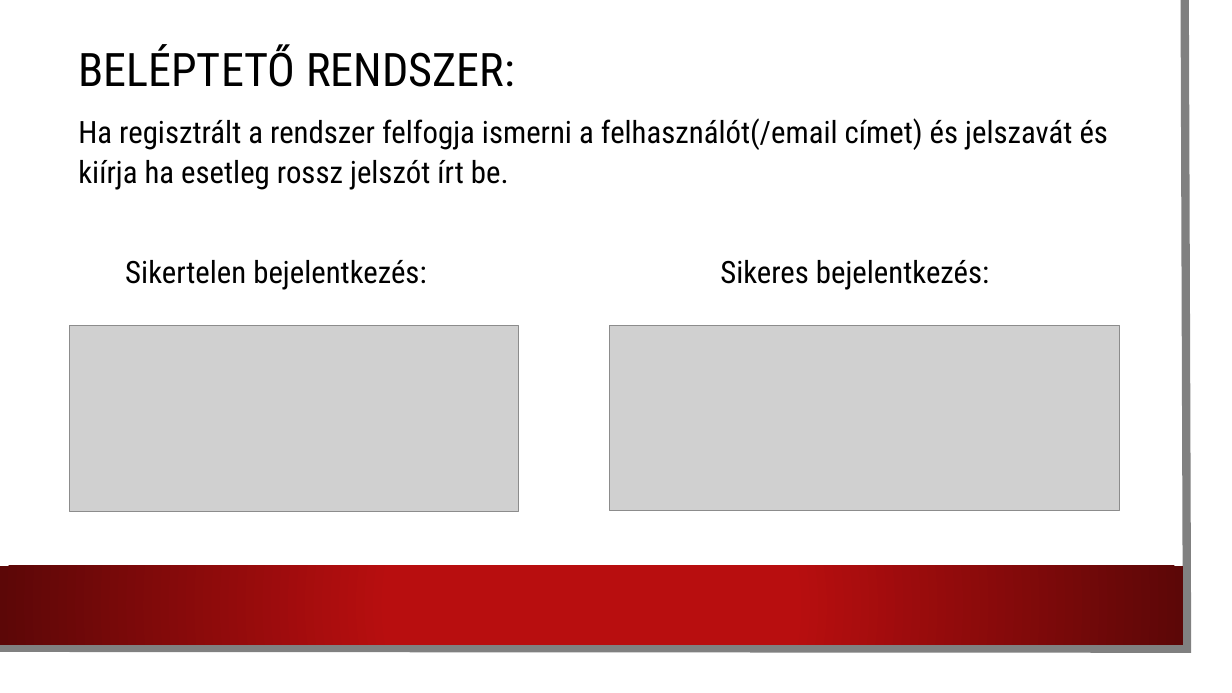
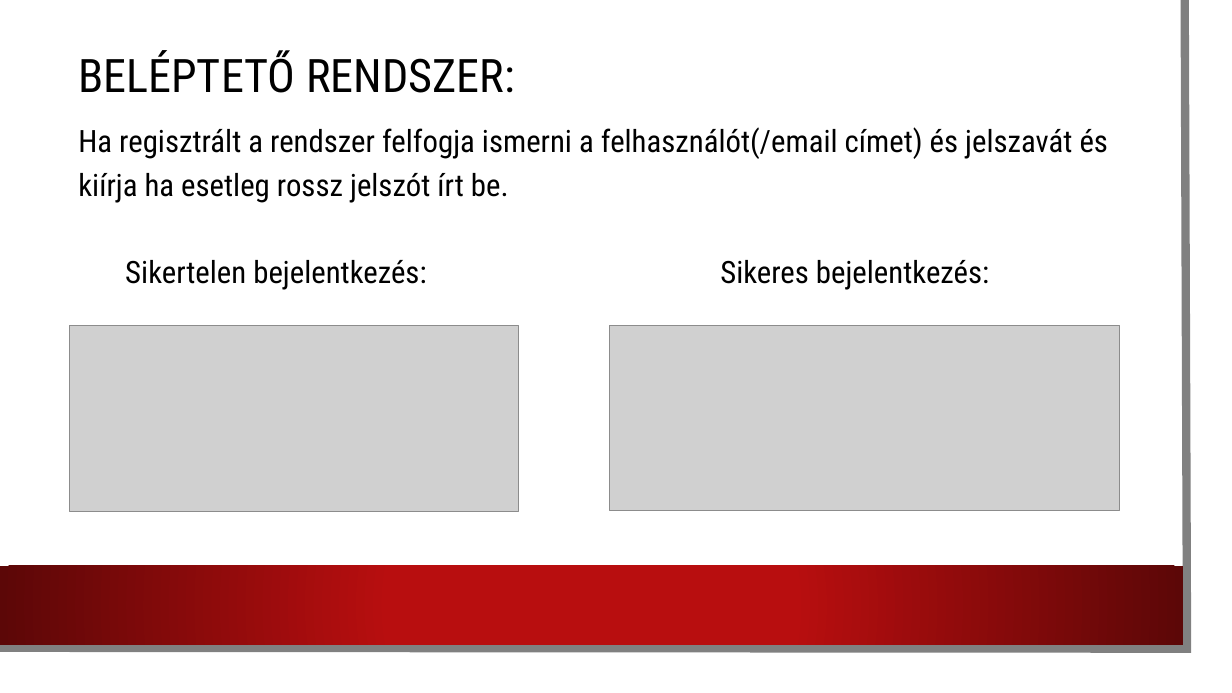
Before and after one commit to Kozso52/T-k-mindegy, a slide deck: slide 11 of Projektmunka.pptx. Drawn at 1232x693 pixels with LibreOffice and Linux fonts; fonts in the diff are those of the drawing; grey boxes stand for pictures; background and template pictures are left out. Boxes give left, top, right and bottom in pixels: in the first picture for what was removed or moved away, otherwise in the second. Text is boxed around its words. In the diff, an @@ line names an element or a change of style, - is before the commit and + after.

```diff
--- a/Projektmunka.pptx
+++ b/Projektmunka.pptx
@@ text "BELÉPTETŐ RENDSZER:" at (x1=78, y1=50, x2=1108, y2=203): line spacing 1.1 to 1.2 @@
```
Also in this commit, not shown: 6 other slides changed.
